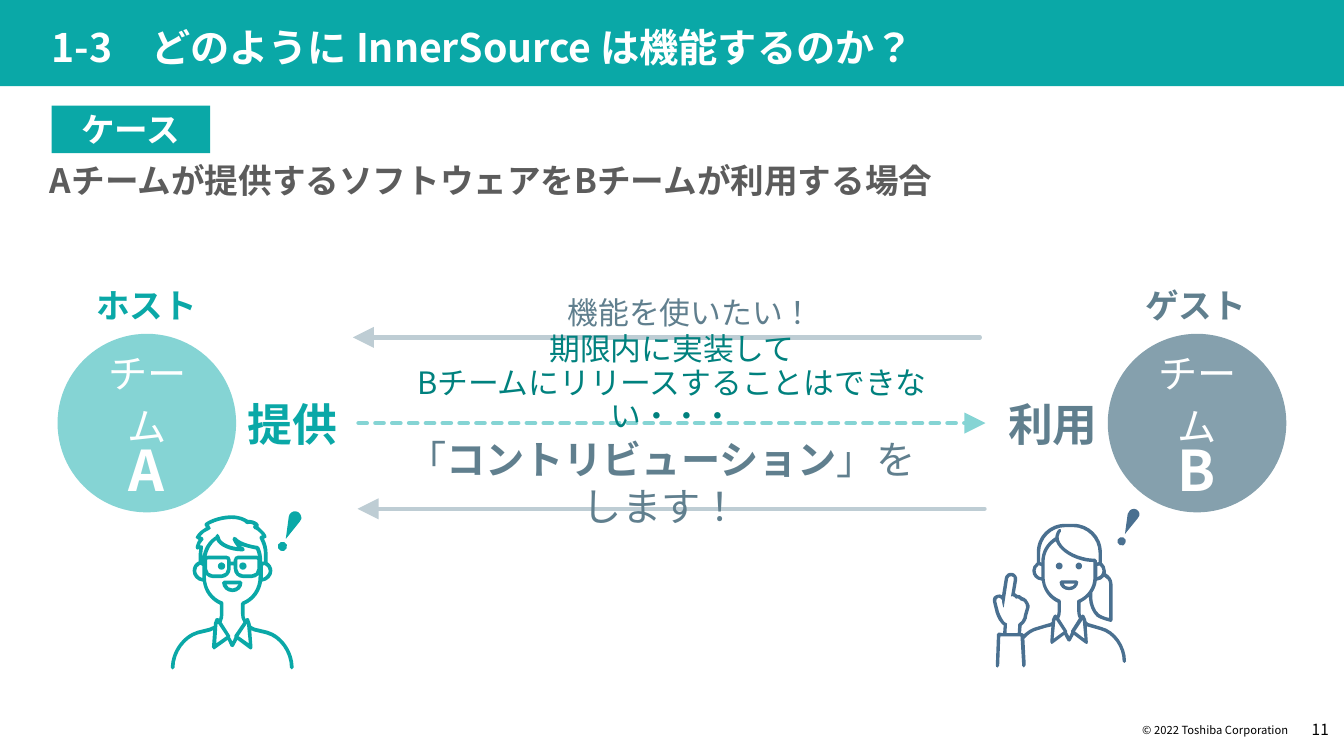
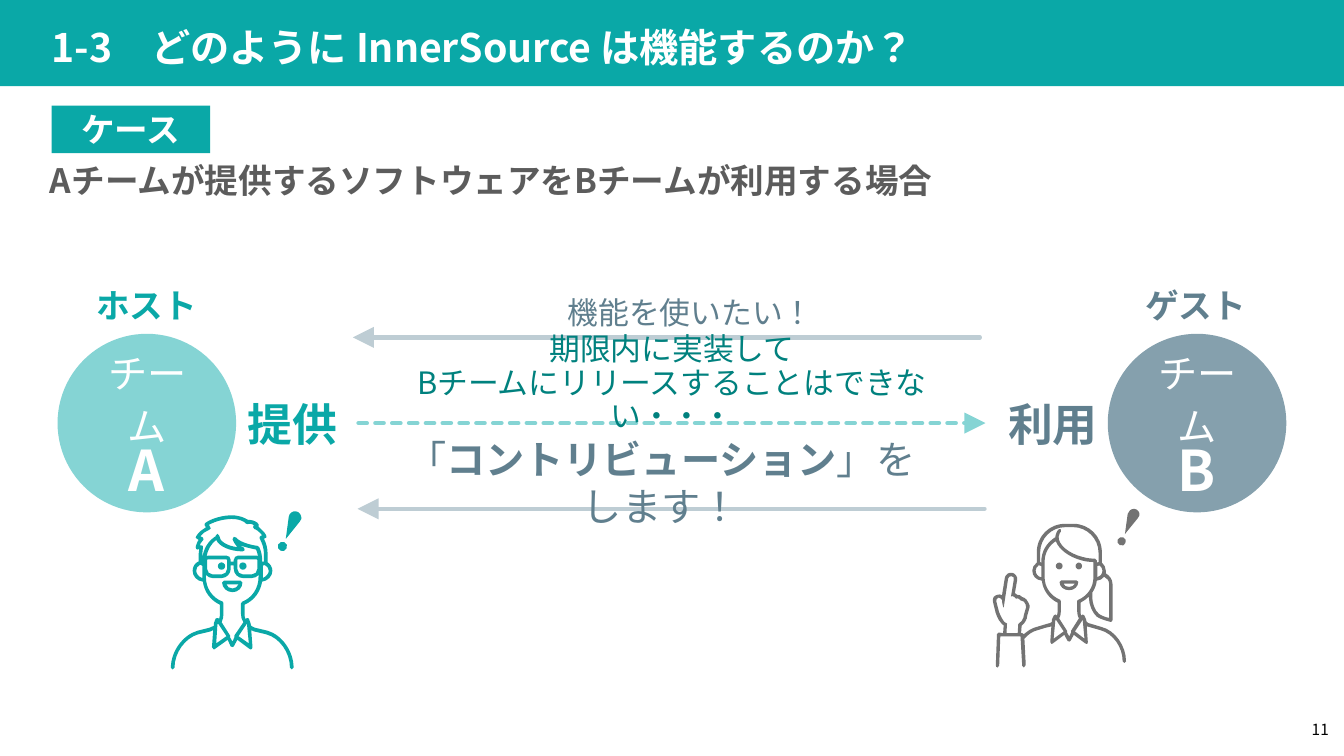
Before and after one commit to ystk/InnerSourceLearningPath-Presentation, a slide deck: slide 11 of InnerSource Learning Path-ja.pptx. Drawn at 1344x756 pixels with LibreOffice and Linux fonts; fonts in the diff are those of the drawing. Boxes give left, top, right and bottom in pixels: in the first picture for what was removed or moved away, otherwise in the second. Text is boxed around its words. In the diff, an @@ line names an element or a change of style, - is before the commit and + after.

Commit message:
InnerSource Learning Path-ja: Removed some templates

```diff
--- a/InnerSource Learning Path-ja.pptx
+++ b/InnerSource Learning Path-ja.pptx
@@ fill #4A7090 to #727272 in 6 elements at box(1056, 563, 1063, 570), box(1076, 563, 1082, 570), box(1060, 581, 1079, 591), box(1125, 509, 1140, 534), box(1117, 536, 1126, 546), box(993, 524, 1126, 668) @@
@@ text removed at box(1154, 725, 1288, 737) @@
-© 2022 Toshiba Corporation
```
Also in this commit, not shown: 76 other slides changed.
